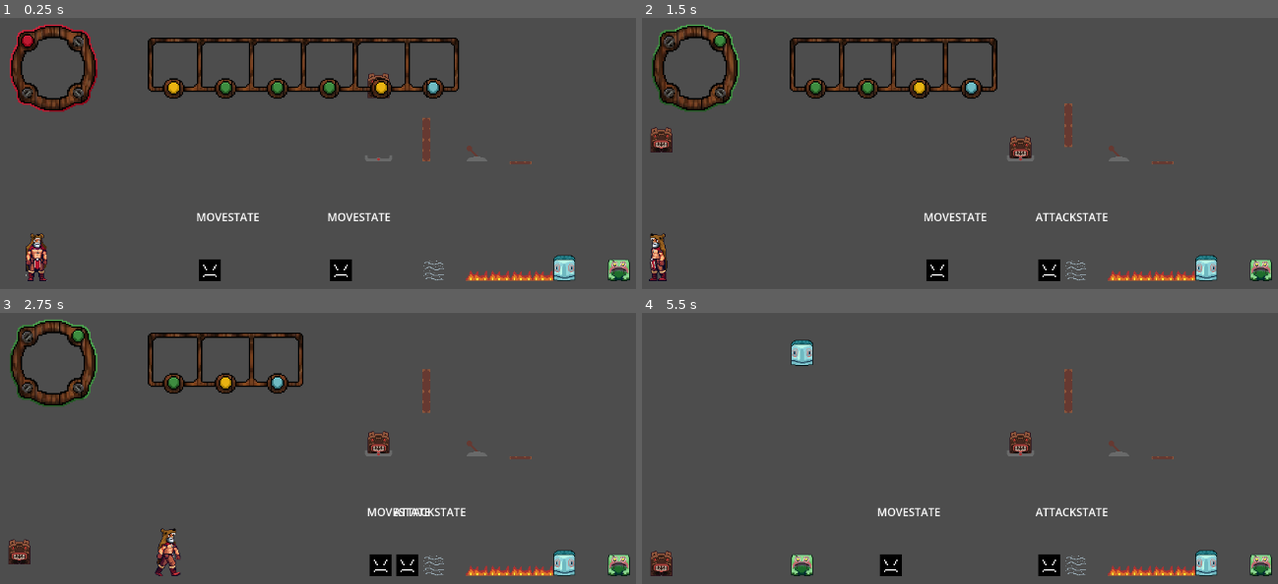
Above: before the commit, frames 1-4 (two rows, left to right).
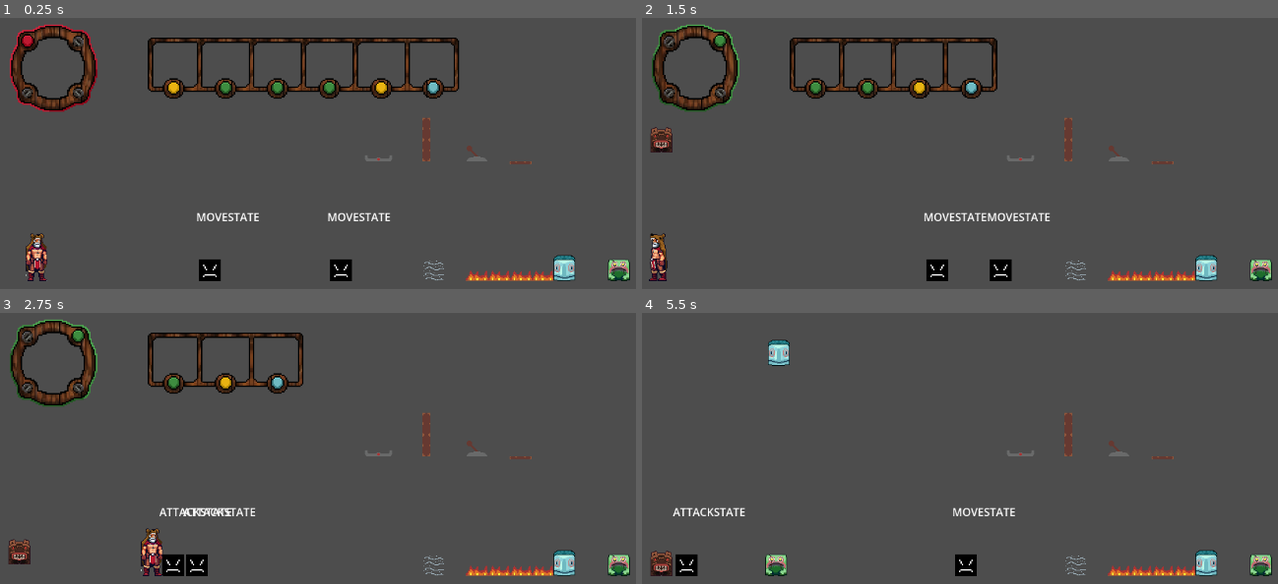
Above: after the commit, the same moments.

Repository: ButterM-40/BlitzWaveStudioGameJam70
Game: Godot game, scene res://Scenes/Tests/TestingCode.tscn
Two runs of this game, one before a commit and one after it. Both use one fixed random seed, a clock stepped at 60 frames per second and the inputs below. The engine's default icon, where the game draws it, is replaced by a stand-in: a white triangle on a blue panel in a dark square.
Inputs:
- Up to frame 1 (0.25 s): no input
- Up to frame 2 (1.5 s): hold A (Right) from 0.53 s (still down); tap Space (Switch) at 0.6, 1.35 s; tap W (Jump) at 0.77 s
- Up to frame 3 (2.75 s): tap W (Jump) at 1.52 s; release A (Right) at 2.03 s; hold D (Left) from 2.03 s (still down); tap Space (Switch) at 2.1 s
- Up to frame 4 (5.5 s): release D (Left) at 2.78 s; hold A (Right) 2.78-4.28 s; tap Space (Switch) every 0.75 s from 2.85 to 5.1 s; tap W (Jump) at 3.02, 3.77, 4.52 s; hold D (Left) 4.28-5.03 s; hold A (Right) from 5.03 s (still down)

The runs differ from the first frame. In frame 1, 0.1% of the frame differs, in the area x 57-62%, y 20-30%; in frame 2, 1.3%; in frame 3, 3.1%; in frame 4, 3.7%, in the area x 4-74%, y 9-98%.

Commit message:
Fixes

Diff:
--- a/Scenes/Activatable/door.tscn
+++ b/Scenes/Activatable/door.tscn
@@ -8,7 +8,7 @@
 
 [node name="Door" instance=ExtResource("1_c6jqy")]
 collision_layer = 8
-collision_mask = 7
+collision_mask = 23
 fade_direction = 1
 
 [node name="CollisionShape2D" parent="." index="0"]
--- a/Scenes/Activatable/trapdoor.tscn
+++ b/Scenes/Activatable/trapdoor.tscn
@@ -7,6 +7,8 @@
 size = Vector2(32, 32)
 
 [node name="Trapdoor" instance=ExtResource("1_yv3th")]
+collision_layer = 8
+collision_mask = 23
 
 [node name="CollisionShape2D" parent="." index="0"]
 shape = SubResource("RectangleShape2D_4gkdr")
--- a/Scenes/Tests/TestingCode.tscn
+++ b/Scenes/Tests/TestingCode.tscn
@@ -8,7 +8,6 @@
 [ext_resource type="PackedScene" uid="uid://csgfoswkmgt1i" path="res://Scenes/player.tscn" id="6_pt727"]
 [ext_resource type="Script" path="res://Scripts/OpenMenu.gd" id="7_to5tw"]
 [ext_resource type="PackedScene" uid="uid://dchmurl2h1fj0" path="res://Scenes/Totems/frog_totem.tscn" id="9_odwun"]
-[ext_resource type="PackedScene" uid="uid://blneww8vp4uxh" path="res://Scenes/Totems/bear_totem.tscn" id="10_2ipq6"]
 [ext_resource type="PackedScene" uid="uid://m43r4sqbmowa" path="res://Scenes/Totems/owl_totem.tscn" id="11_oasu7"]
 [ext_resource type="PackedScene" uid="uid://daw6uheuqqt13" path="res://Scenes/Totems/turtle_totem.tscn" id="12_k2mi4"]
 [ext_resource type="PackedScene" uid="uid://b322sdmafmihc" path="res://Scenes/enemy.tscn" id="12_nyvo1"]
@@ -76,9 +75,6 @@
 position = Vector2(272, 64)
 mass = 1.0
 
-[node name="BearTotem" parent="." instance=ExtResource("10_2ipq6")]
-position = Vector2(0, -208)
-
 [node name="OwlTotem" parent="." instance=ExtResource("11_oasu7")]
 z_index = 0
 position = Vector2(191, -408)
--- a/Scenes/Totems/turtle_totem.tscn
+++ b/Scenes/Totems/turtle_totem.tscn
@@ -15,7 +15,6 @@
 collision_layer = 16
 collision_mask = 30
 script = ExtResource("2_pie3u")
-test = 0
 
 [node name="AnimatedSprite2D" parent="." index="1"]
 sprite_frames = ExtResource("2_h52g5")
Not shown: 1 places in Scenes/Tests/TestingCode.tscn that only renumber resources
